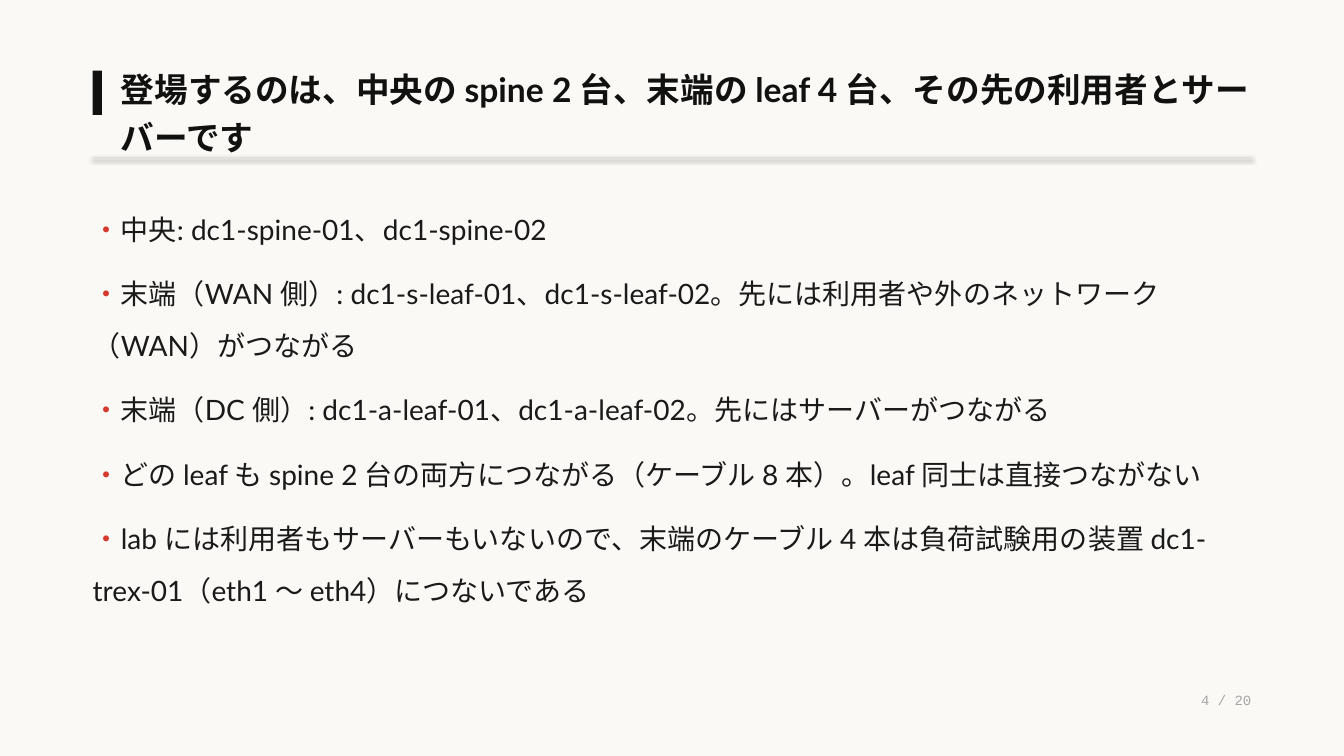
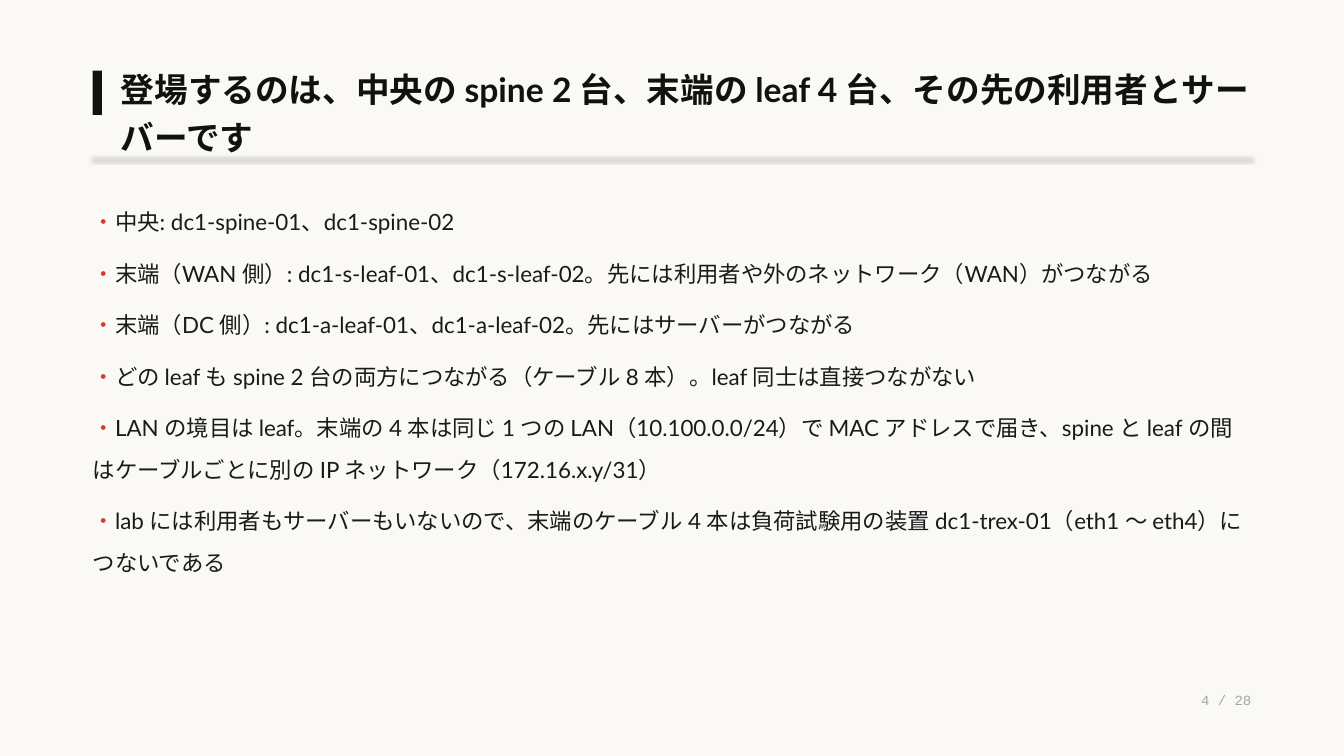
Before and after one commit to eddie-eights/nwc-poc, a slide deck: slide 4 of docs/lab-network-architecter.pptx. Drawn at 1344x756 pixels with LibreOffice and Linux fonts; fonts in the diff are those of the drawing. Boxes give left, top, right and bottom in pixels: in the first picture for what was removed or moved away, otherwise in the second. Text is boxed around its words. In the diff, an @@ line names an element or a change of style, - is before the commit and + after.

```diff
--- a/docs/lab-network-architecter.pptx
+++ b/docs/lab-network-architecter.pptx
@@ text at (93, 211, 1242, 572): size 20 to 16 pt in "・中央: dc1-spine-01、dc1-spine-02", "・末端（WAN 側）: dc1-s-leaf-01、dc1-s-leaf-02。先には利用者や外のネットワーク（WAN） ...", "・末端（DC 側）: dc1-a-leaf-01、dc1-a-leaf-02。先にはサーバーがつながる", "・どの leaf も spine 2 台の両方につながる（ケーブル 8 ..." and 1 more places; less space between paragraphs @@
@@ text at (93, 417, 1233, 482): paragraph added @@
+・LAN の境目は leaf。末端の 4 本は同じ 1 つの LAN（10.100.0.0/24）で MAC アドレスで届き、spine と leaf の間はケーブルごとに別の IP ネットワーク（172.16.x.y/31）
```
Also in this commit, not shown: 18 other slides changed, 8 slides added, 1 other file.
